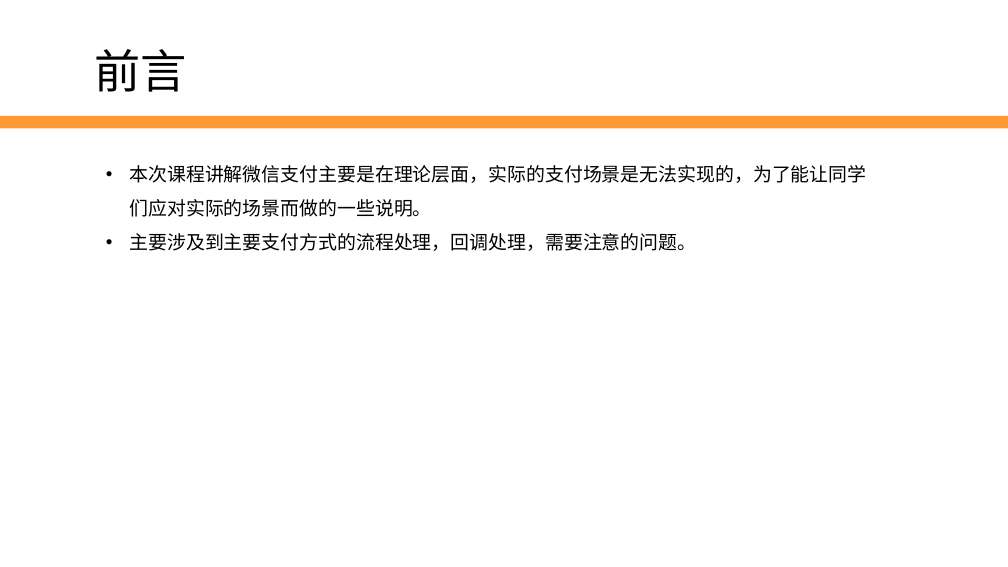
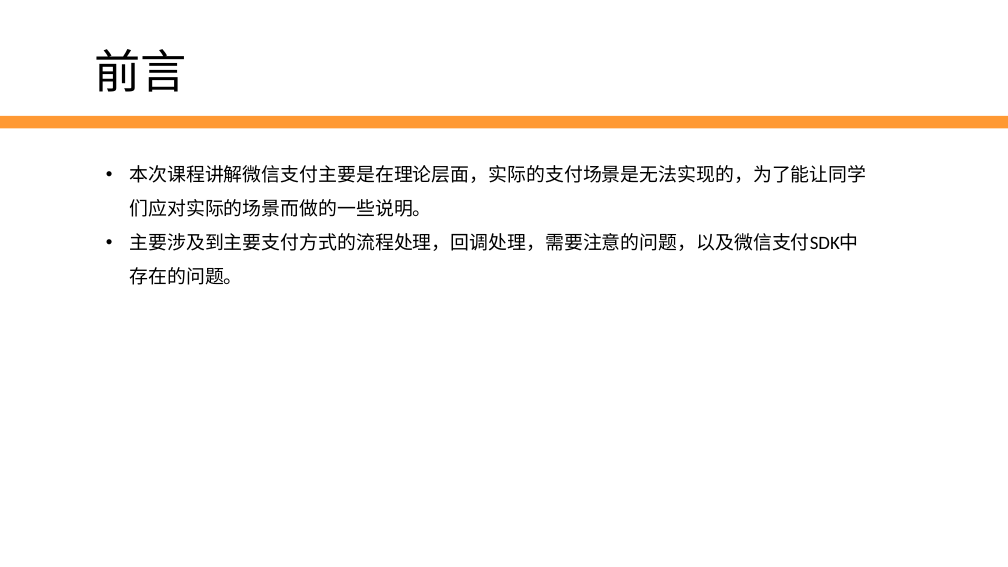
Before and after one commit to edu2act/2017-2018_1st_Wechat_Web_Programming, a slide deck: slide 5 of 课程ppt/第11讲 微信支付与Oauth授权.pptx. Drawn at 1008x567 pixels with LibreOffice and Linux fonts; fonts in the diff are those of the drawing; background and template pictures are left out. Boxes give left, top, right and bottom in pixels: in the first picture for what was removed or moved away, otherwise in the second. Text is boxed around its words. In the diff, an @@ line names an element or a change of style, - is before the commit and + after.

Commit message:
ppt update

```diff
--- a/课程ppt/第11讲 微信支付与Oauth授权.pptx
+++ b/课程ppt/第11讲 微信支付与Oauth授权.pptx
@@ text at bbox=[129, 233, 858, 285]: text changed @@
-• 主要涉及到主要支付方式的流程处理，回调处理，需要注意的问题。
+• 主要涉及到主要支付方式的流程处理，回调处理，需要注意的问题，以及微信支付SDK中存在的问题。
```
Also in this commit, not shown: 3 other slides changed, 4 slides added, 2 slides removed, 1 other file.
